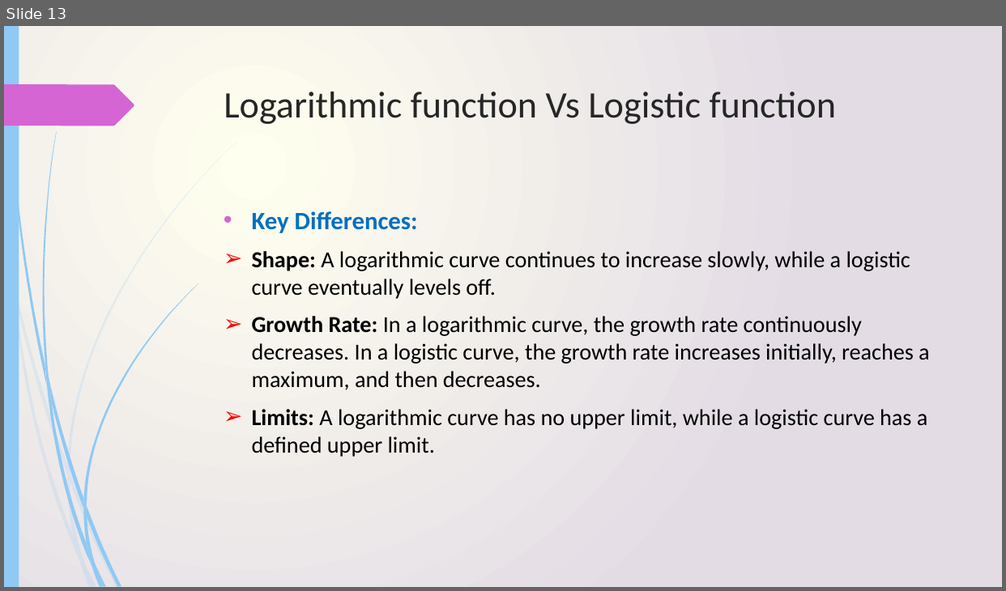
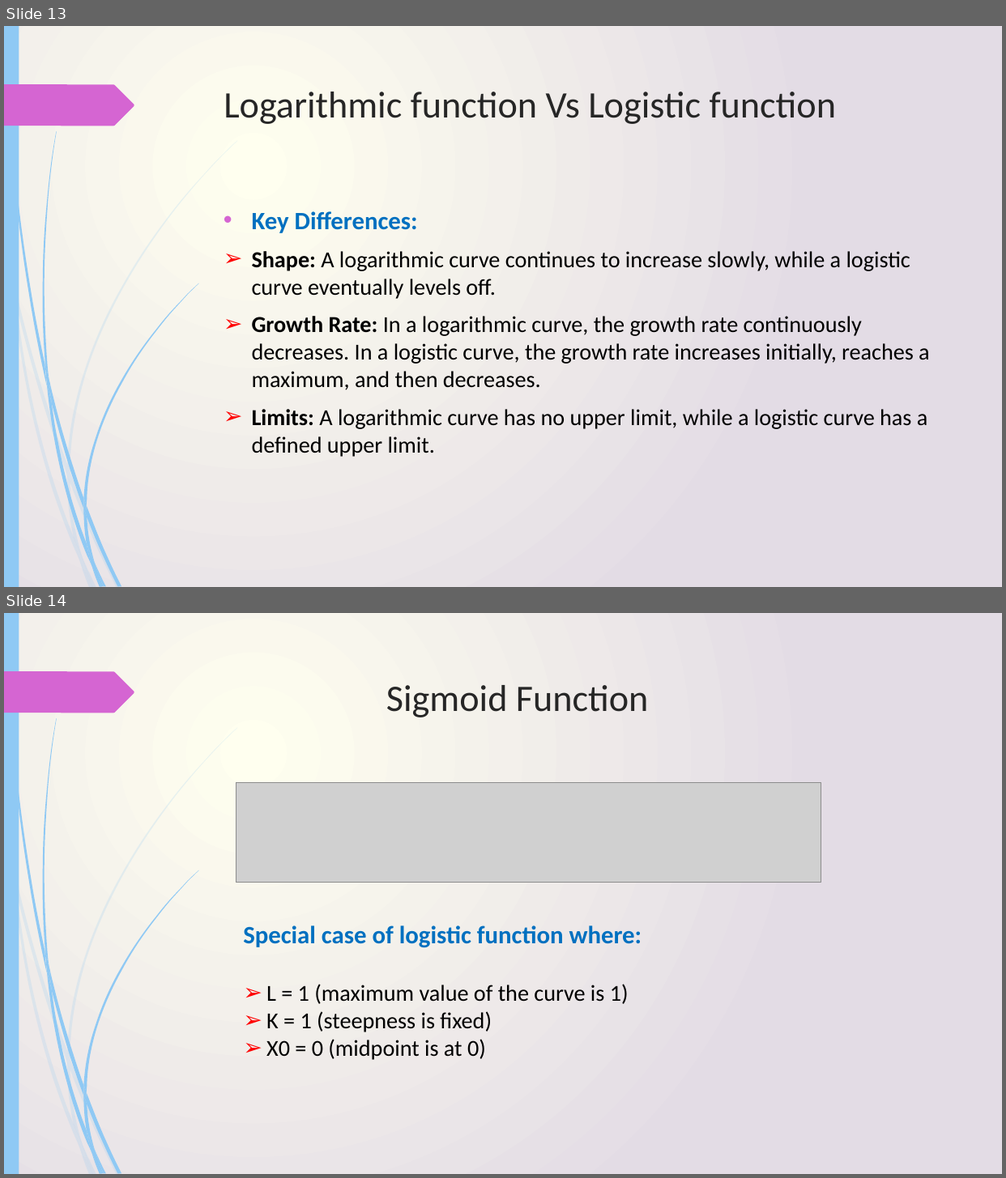
Before and after one commit to JYOTHY-DAS/Data-Analysis-Slides, a slide deck: Logarithmic curves.pptx. Shown one above the other, each under a label of ours: slide 13 before the commit, slides 13 and 14 after it. The pictures are 1006x591 and 1006x1178 pixels, drawn with LibreOffice and Linux fonts; fonts in the diff are those of the drawing; grey boxes stand for pictures. Boxes give left, top, right and bottom in pixels: in the first picture for what was removed or moved away, otherwise in the second. Text is boxed around its words. In the diff, an @@ line names an element or a change of style, - is before the commit and + after.

```diff
--- a/Logarithmic curves.pptx
+++ b/Logarithmic curves.pptx
@@ slide 14 added at (4,613,1002,1174), background gradient #FFFFEF to #E4DDE6; not listed: 24 template elements that a slide beside it also shows @@
@@ title added at (386,685,649,717), 36 pt, text #262626 @@
+Sigmoid Function
@@ picture added at (236,782,821,883) @@
@@ text added at (243,926,642,1060), 22 pt, text #000000 @@
+Special case of logistic function where:
+➢ L = 1 (maximum value of the curve is 1)
+➢ K = 1 (steepness is fixed)
+➢ X0 = 0 (midpoint is at 0)
```
Also in this commit, not shown: 3 slides changed, 3 other slides added.
